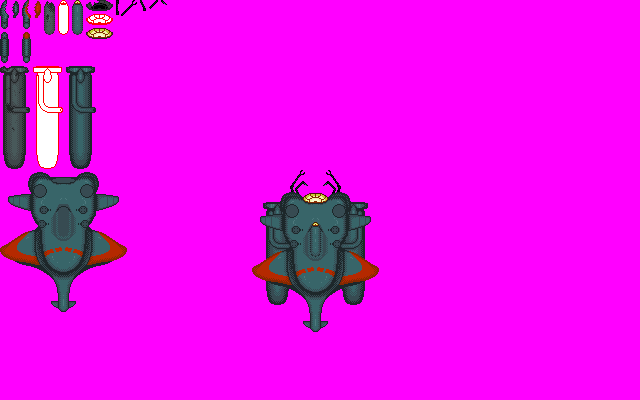
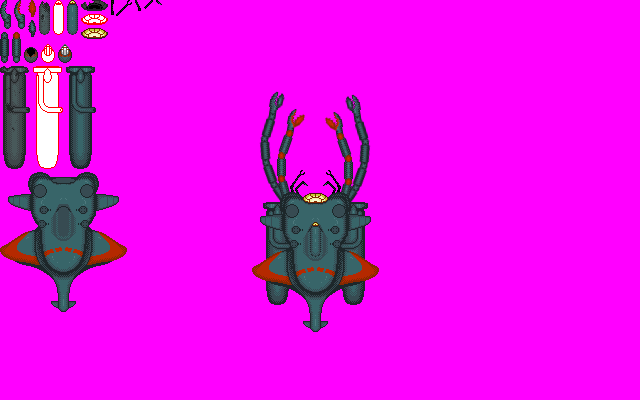
Two versions of the same layered image (w=640, h=400). Layer-by-layer changes:
added layer "Arms" above "Tube_Destroyed" over [259, 91, 371, 202]
moved "Sprite" above "Sketch", painted on it over [0, 0, 167, 63]
